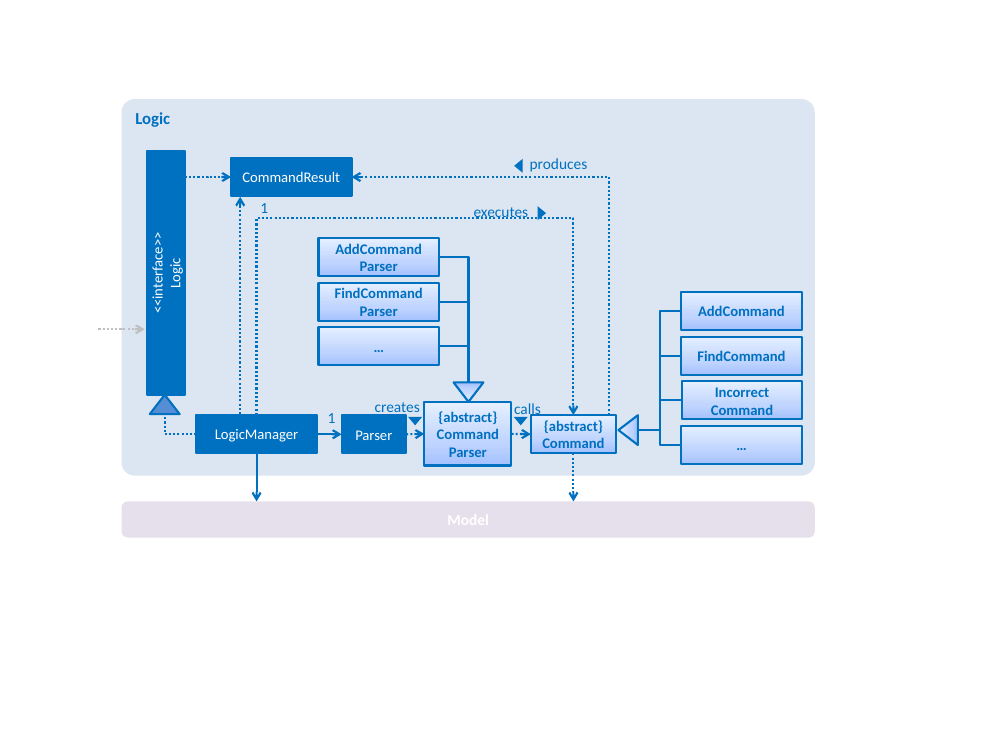
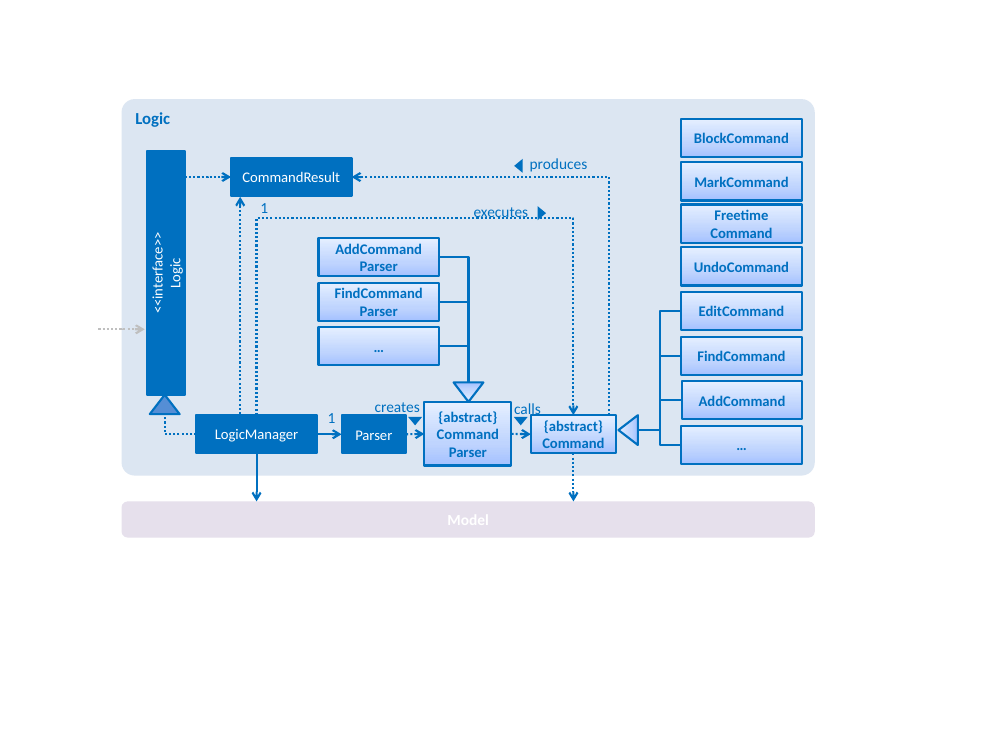
Before and after one commit to tanboonjoon/main, a slide deck: slide 5 of docs/diagrams/Diagrams.pptx. Drawn at 1008x756 pixels with LibreOffice and Linux fonts; fonts in the diff are those of the drawing. Boxes give left, top, right and bottom in pixels: in the first picture for what was removed or moved away, otherwise in the second. Text is boxed around its words. In the diff, an @@ line names an element or a change of style, - is before the commit and + after.

Commit message:
Updated the developer guide's logic graphic to demostrate the various new commands we made

```diff
--- a/docs/diagrams/Diagrams.pptx
+++ b/docs/diagrams/Diagrams.pptx
@@ rectangle added at bbox=[681, 119, 802, 157], fill gradient #A4C4FF to #BFD4FF to #E6EEFF, outline #0070C0 1.5 pt, 10.5 pt, text #0070C0, bold @@
+BlockCommand
@@ rectangle added at bbox=[681, 162, 802, 201], fill gradient #A4C4FF to #BFD4FF to #E6EEFF, outline #0070C0 1.5 pt, 10.5 pt, text #0070C0, bold @@
+MarkCommand
@@ rectangle added at bbox=[681, 205, 802, 243], fill gradient #A4C4FF to #BFD4FF to #E6EEFF, outline #0070C0 1.5 pt, 10.5 pt, text #0070C0, bold @@
+Freetime
+Command
@@ rectangle added at bbox=[681, 247, 802, 285], fill gradient #A4C4FF to #BFD4FF to #E6EEFF, outline #0070C0 1.5 pt, 10.5 pt, text #0070C0, bold @@
+UndoCommand
@@ rectangle added at bbox=[681, 292, 802, 331], fill gradient #A4C4FF to #BFD4FF to #E6EEFF, outline #0070C0 1.5 pt, 10.5 pt, text #0070C0, bold @@
+EditCommand
@@ rectangle "AddCommand": place and size @@
-rectangle "AddCommand" at bbox=[681, 292, 802, 331]
+rectangle "AddCommand" at bbox=[681, 381, 802, 419]
@@ rectangle removed at bbox=[681, 381, 802, 419] @@
-Incorrect
-Command
```
Also in this commit, not shown: 1 other file.
